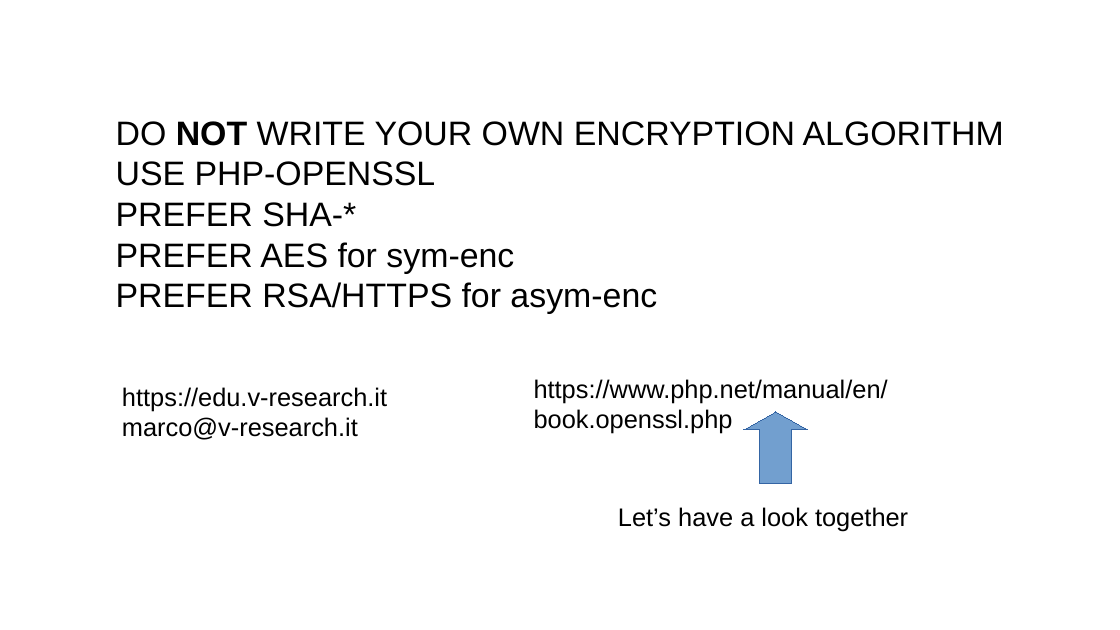
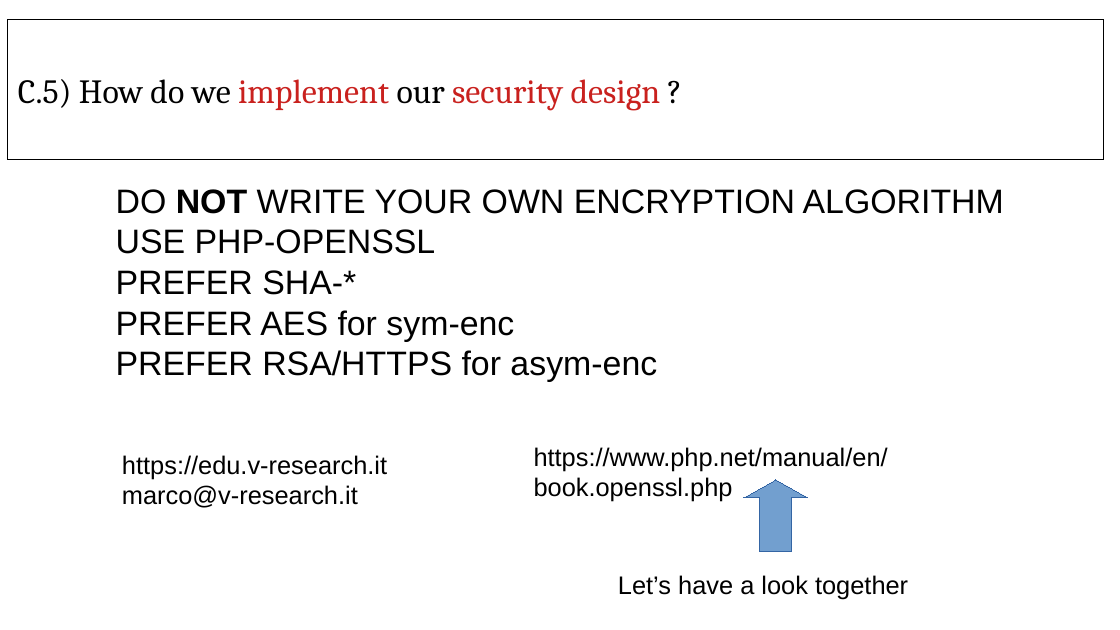
Before and after one commit to v-research/edu, a slide deck: slide 22 of futurolavoro_311Verona_2021/futurolavoro_slides.odp (slide 20 before the commit). Drawn at 1120x630 pixels with LibreOffice and Linux fonts; fonts in the diff are those of the drawing. Boxes give left, top, right and bottom in pixels: in the first picture for what was removed or moved away, otherwise in the second. Text is boxed around its words. In the diff, an @@ line names an element or a change of style, - is before the commit and + after.

```diff
--- a/futurolavoro_311Verona_2021/futurolavoro_slides.odp
+++ b/futurolavoro_311Verona_2021/futurolavoro_slides.odp
@@ rectangle added at [8,19,1105,160], outline #000000 0 pt, 24 pt, text #C9211E @@
+C.5) How do we implement our security design ?
@@ 4 texts: place and size @@
-4 texts at [116,121,1004,531]
+4 texts at [116,189,1004,599]
@@ up arrow: place and size @@
-up arrow at [744,413,808,485]
+up arrow at [744,480,808,552]
```
Also in this commit, not shown: 4 other slides changed, 2 slides added, 2 other files.
